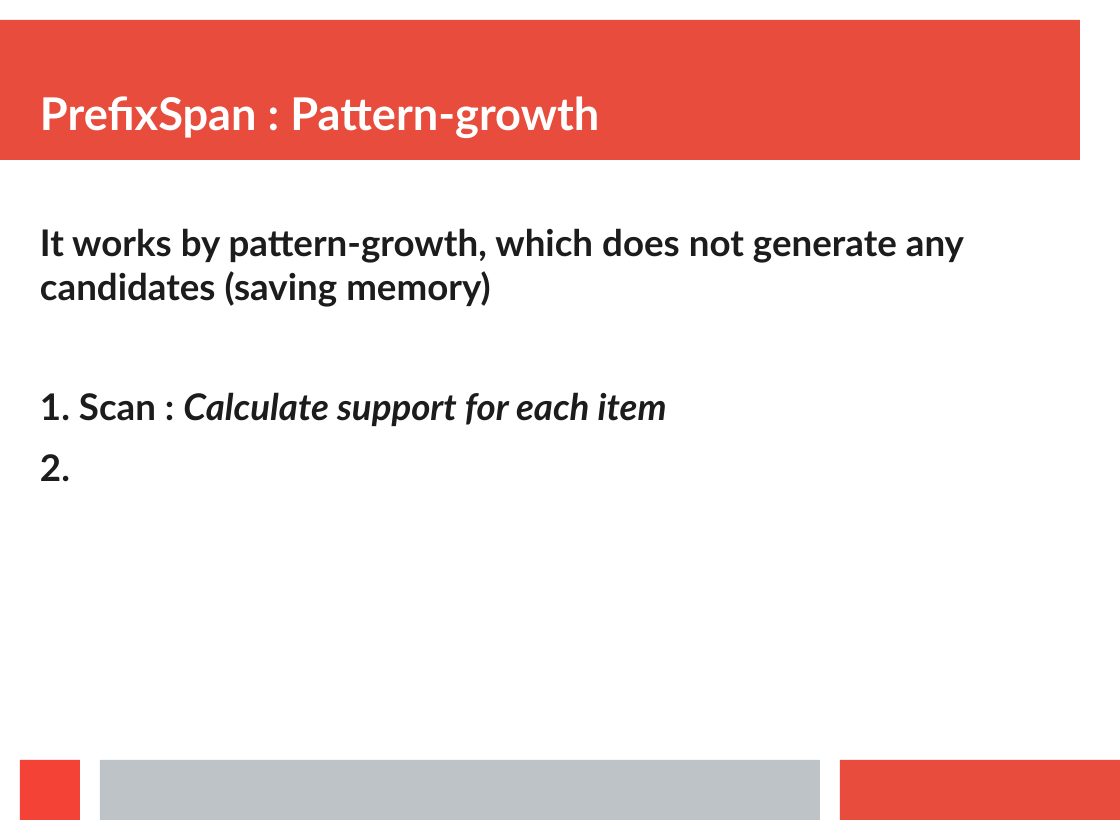
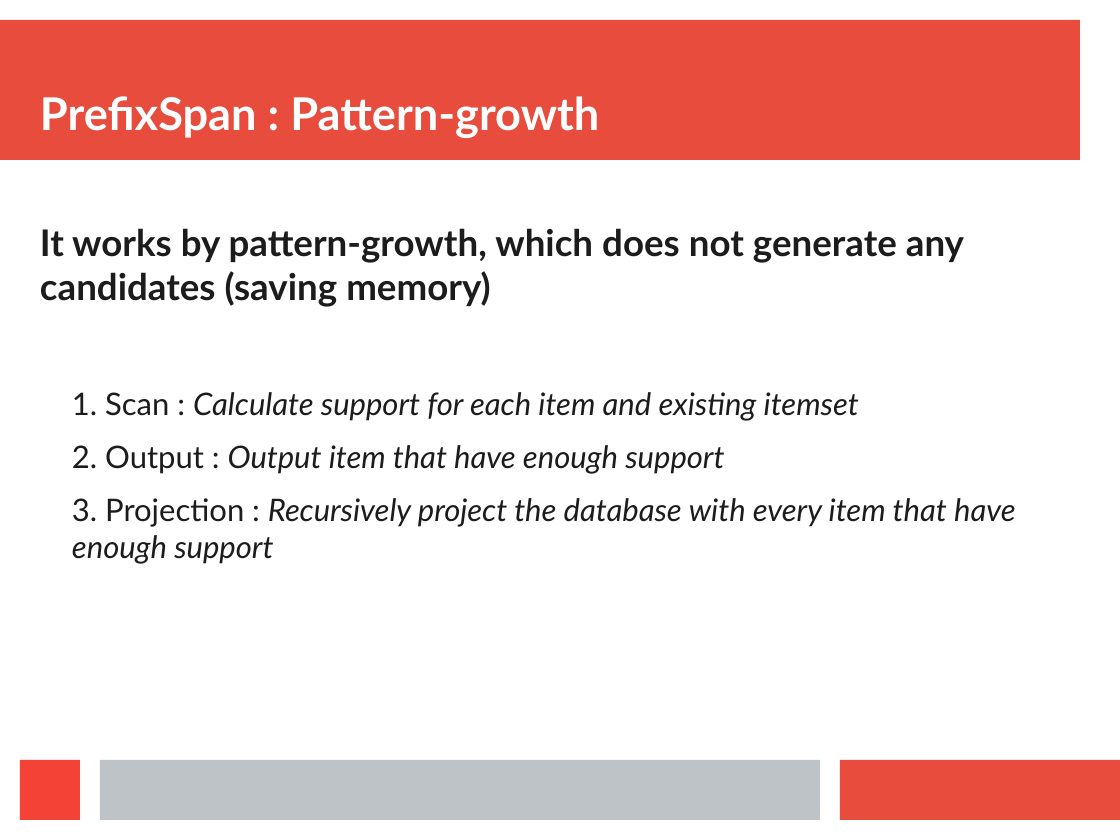
Before and after one commit to Symeon94/iaseminar, a slide deck: slide 18 of src/Presentation.odp (slide 16 before the commit). Drawn at 1120x840 pixels with LibreOffice and Linux fonts; fonts in the diff are those of the drawing. Boxes give left, top, right and bottom in pixels: in the first picture for what was removed or moved away, otherwise in the second. Text is boxed around its words. In the diff, an @@ line names an element or a change of style, - is before the commit and + after.

```diff
--- a/src/Presentation.odp
+++ b/src/Presentation.odp
@@ text at <box>72,392,1016,564</box>: text changed; size 26 to 22 pt; bold off @@
-1. Scan : Calculate support for each item
-2.
+  1. Scan : Calculate support for each item and existing itemset
+  2. Output : Output item that have enough support
+  3. Projection : Recursively project the database with every item that have enough support
```
Also in this commit, not shown: 11 other slides changed, 19 slides added, 2 other files.
